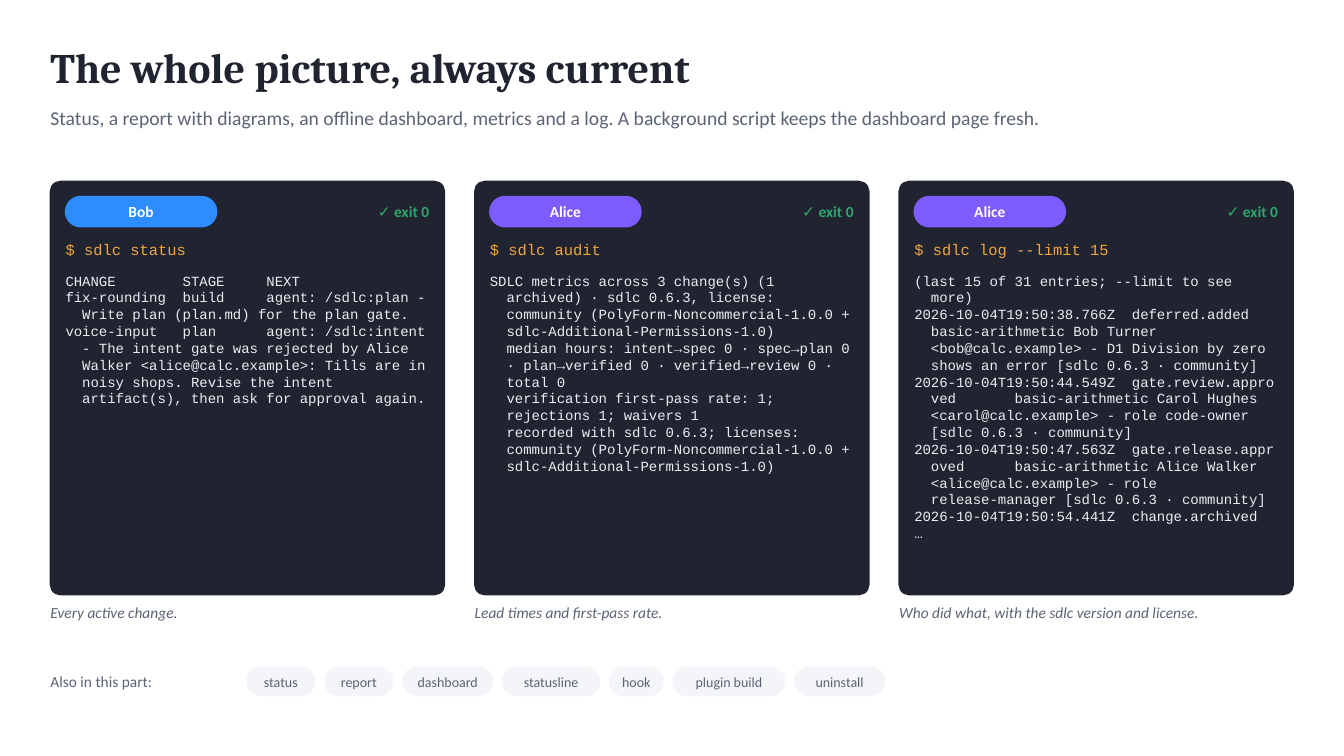
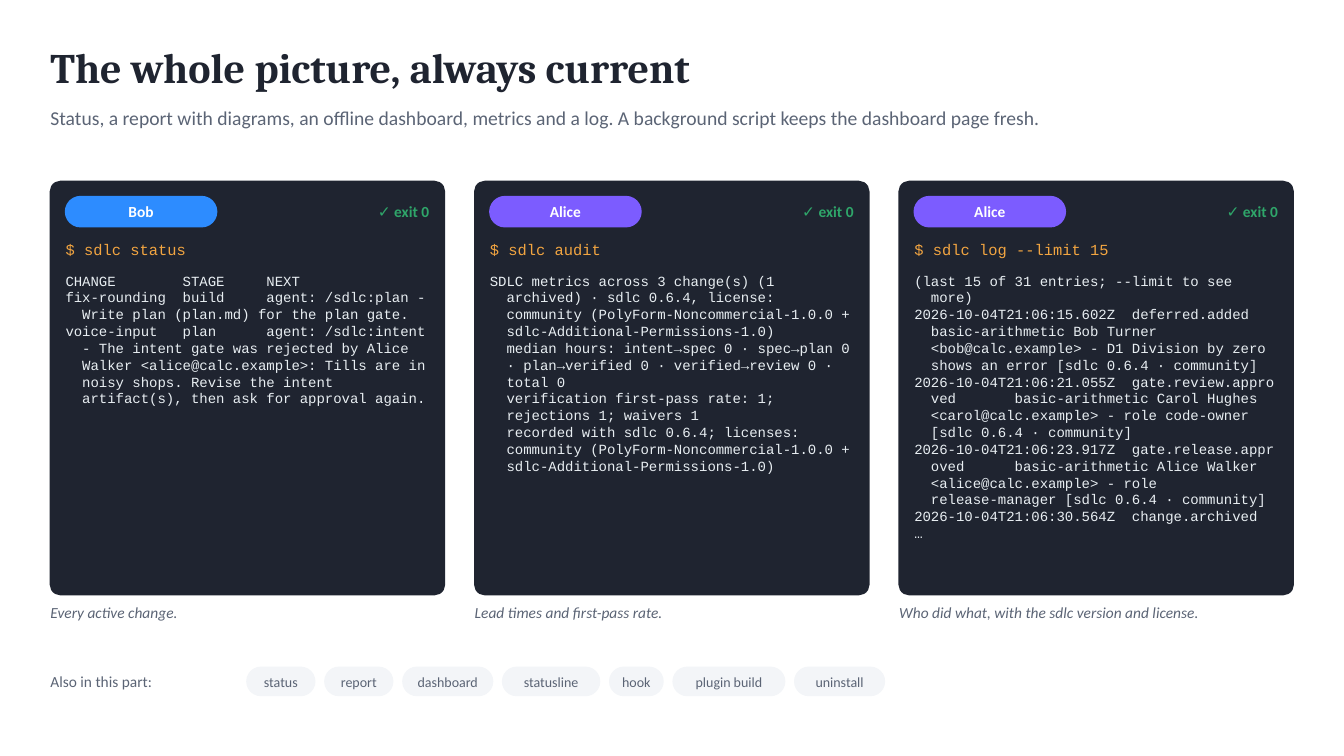
Before and after one commit to marin-ai-tech/sdlc, a slide deck: slide 18 of docs/demo/sdlc-calculator-demo.en.pptx. Drawn at 1344x756 pixels with LibreOffice and Linux fonts; fonts in the diff are those of the drawing. Boxes give left, top, right and bottom in pixels: in the first picture for what was removed or moved away, otherwise in the second. Text is boxed around its words. In the diff, an @@ line names an element or a change of style, - is before the commit and + after.

```diff
--- a/docs/demo/sdlc-calculator-demo.en.pptx
+++ b/docs/demo/sdlc-calculator-demo.en.pptx
@@ text at (x1=507, y1=292, x2=775, y2=305): text changed @@
-archived) · sdlc 0.6.3, license:
+archived) · sdlc 0.6.4, license:
@@ text at (x1=914, y1=309, x2=1249, y2=319): text changed @@
-2026-10-04T19:50:38.766Z deferred.added
+2026-10-04T21:06:15.602Z deferred.added
@@ text at (x1=914, y1=360, x2=1274, y2=390): text changed @@
-shows an error [sdlc 0.6.3 · community]
-2026-10-04T19:50:44.549Z gate.review.appro
+shows an error [sdlc 0.6.4 · community]
+2026-10-04T21:06:21.055Z gate.review.appro
@@ text at (x1=507, y1=427, x2=799, y2=440): text changed @@
-recorded with sdlc 0.6.3; licenses:
+recorded with sdlc 0.6.4; licenses:
@@ text at (x1=914, y1=427, x2=1274, y2=457): text changed @@
-[sdlc 0.6.3 · community]
-2026-10-04T19:50:47.563Z gate.release.appr
+[sdlc 0.6.4 · community]
+2026-10-04T21:06:23.917Z gate.release.appr
@@ text at (x1=914, y1=494, x2=1266, y2=524): text changed @@
-release-manager [sdlc 0.6.3 · community]
-2026-10-04T19:50:54.441Z change.archived
+release-manager [sdlc 0.6.4 · community]
+2026-10-04T21:06:30.564Z change.archived
```
Also in this commit, not shown: 3 other slides changed, 31 other files.
